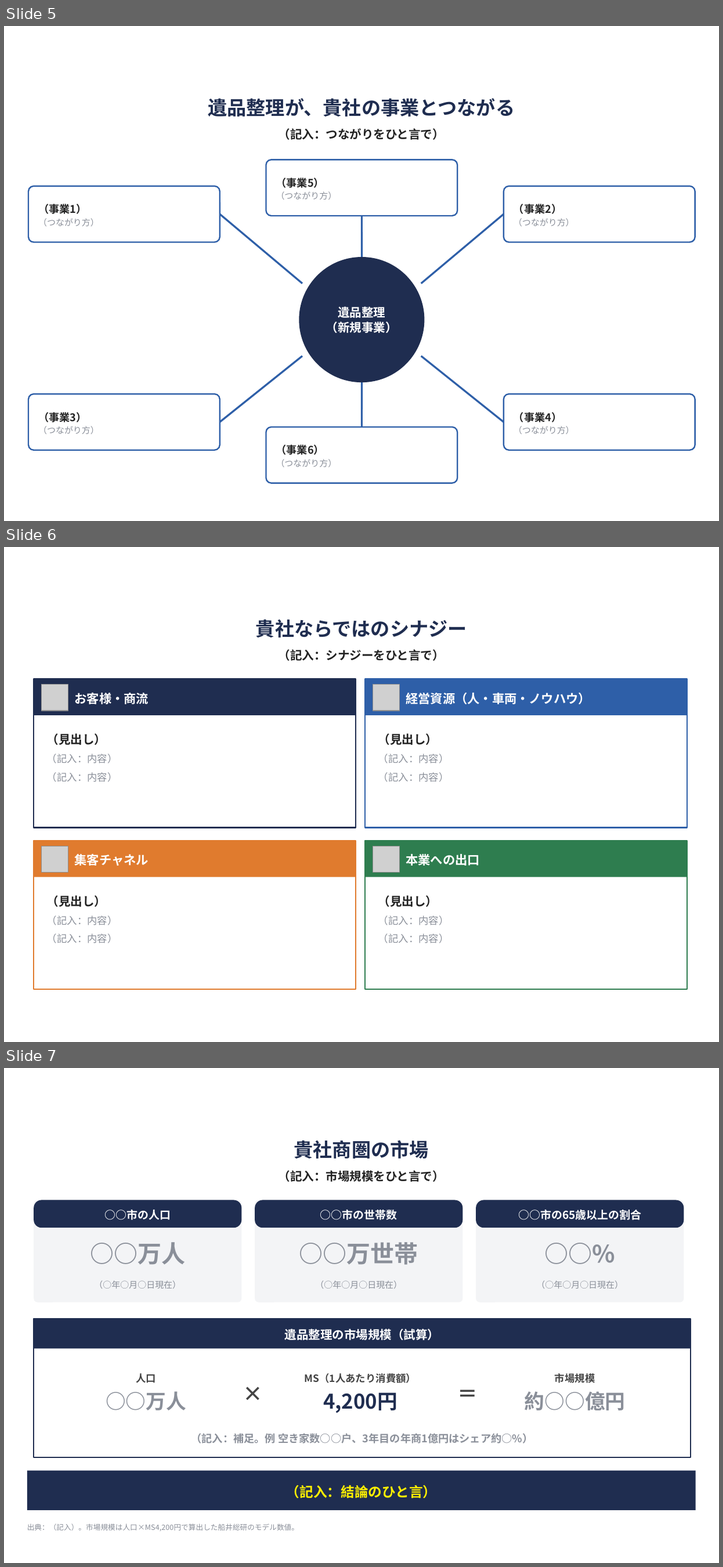
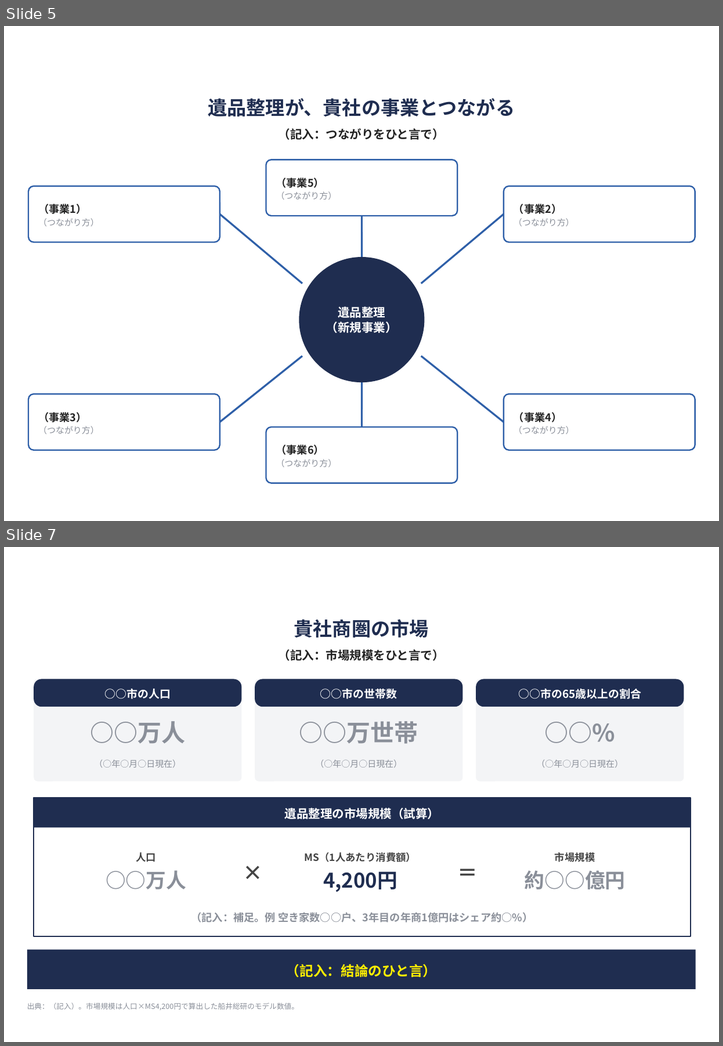
Before and after one commit to soshiro-iki-sys/-, a slide deck: proposals/個社別ご提案パート_ひな形.pptx. Shown one above the other, each under a label of ours: slides 5, 6 and 7 before the commit, slides 5 and 7 after it; the slides between them are not shown. The pictures are 723x1567 and 723x1046 pixels, drawn with LibreOffice and Linux fonts; fonts in the diff are those of the drawing; grey boxes stand for pictures; background and template pictures are left out. Boxes give left, top, right and bottom in pixels: in the first picture for what was removed or moved away, otherwise in the second. Text is boxed around its words. In the diff, an @@ line names an element or a change of style, - is before the commit and + after.

```diff
--- a/proposals/個社別ご提案パート_ひな形.pptx
+++ b/proposals/個社別ご提案パート_ひな形.pptx
@@ slide 6 removed at (4,547,719,1042), background picture (left out) @@
@@ text removed at (17,558,446,595) @@
-○○様へのご提案
@@ text removed at (256,619,467,637) @@
-貴社ならではのシナジー
@@ text removed at (278,649,444,661) @@
-（記入：シナジーをひと言で）
@@ rectangle removed at (34,679,355,827) @@
@@ rectangle removed at (34,679,355,715) @@
@@ picture removed at (42,684,68,711) @@
@@ rectangle removed at (365,679,687,827) @@
@@ rectangle removed at (365,679,687,715) @@
@@ picture removed at (373,684,399,711) @@
@@ text removed at (75,693,148,704) @@
-お客様・商流
@@ text removed at (406,693,590,704) @@
-経営資源（人・車両・ノウハウ）
@@ text removed at (47,733,118,782) @@
-（見出し）
-（記入：内容）
-（記入：内容）
@@ text removed at (378,733,449,782) @@
-（見出し）
-（記入：内容）
-（記入：内容）
@@ rectangle removed at (34,840,355,989) @@
@@ rectangle removed at (34,840,355,877) @@
@@ rectangle removed at (365,840,687,989) @@
@@ rectangle removed at (365,840,687,877) @@
@@ picture removed at (42,846,68,872) @@
@@ text removed at (75,854,148,865) @@
-集客チャネル
@@ picture removed at (373,846,399,872) @@
@@ text removed at (406,854,480,865) @@
-本業への出口
@@ text removed at (47,895,118,943) @@
-（見出し）
-（記入：内容）
-（記入：内容）
@@ text removed at (378,895,449,943) @@
-（見出し）
-（記入：内容）
-（記入：内容）
@@ page number removed at (670,1020,713,1038) @@
-6
```
Also in this commit, not shown: 2 slides added, 2 other files.
